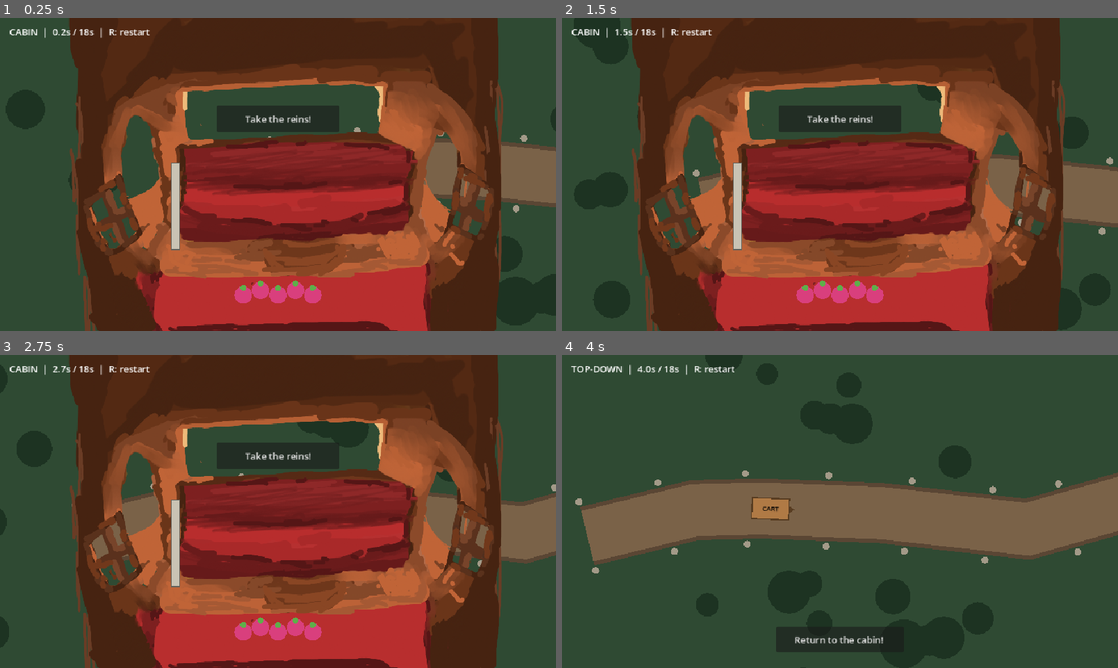
Above: before the commit, frames 1-4 (two rows, left to right).
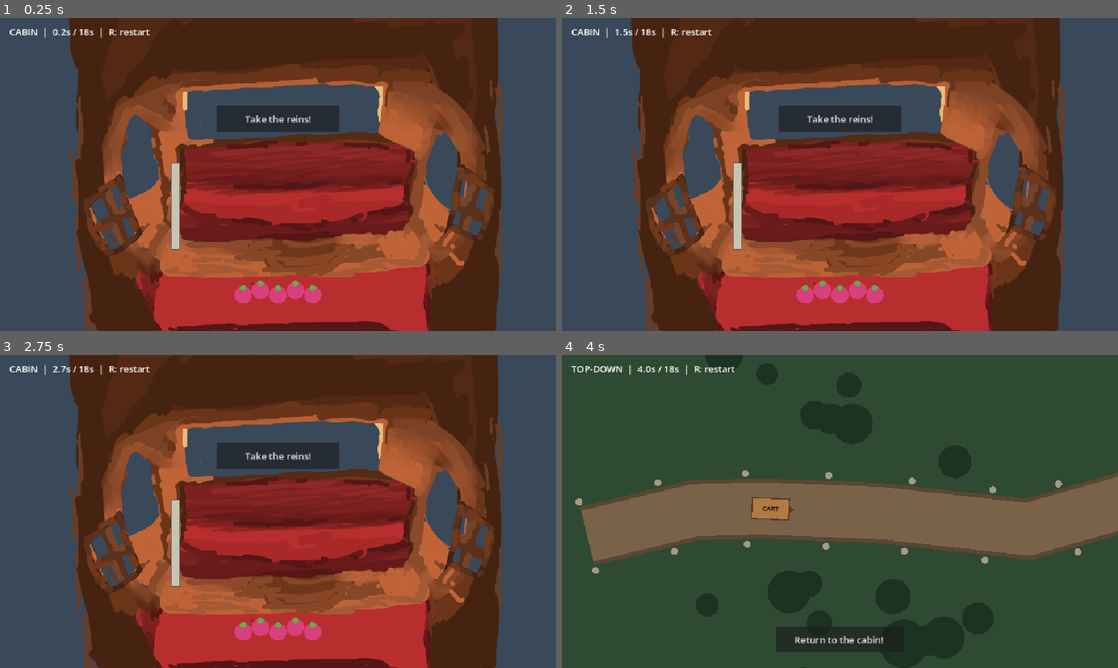
Above: after the commit, the same moments.

Repository: UnderstoodUseYourUsernameHere/carriage-delivery
Game: Godot game, scene res://scenes/delivery.tscn
Two runs of this game, one before a commit and one after it. Both use one fixed random seed, a clock stepped at 60 frames per second and the inputs below.
Inputs (mouse positions are in pixels of both pictures, inside the frame that each line leads up to):
- Up to frame 1 (0.25 s): no input
- Up to frame 2 (1.5 s): click "Take the reins!" at 0.5 s; click "Return to the cabin!" at 1.25 s
- Up to frame 3 (2.75 s): tap Enter at 2 s; move the mouse to (400, 495) at 2.02 s; hold Right from 2.03 s (still down); tap Alt at 2.1 s; click (400, 495) at 2.17 s
- Up to frame 4 (4 s): move the mouse to (728, 527) at 2.77 s; release Right at 2.78 s; hold Down 2.78-3.53 s; tap Shift at 2.85 s; click (728, 527) at 2.92 s; move the mouse to (895, 442) at 3.52 s; hold Right from 3.53 s (still down); tap Alt at 3.6 s; click (895, 442) at 3.67 s

The runs differ from the first frame. In frame 1, 30% of the frame differs, in the area x 0-100%, y 0-100%; in frame 2, 30%; in frame 3, 30%; in frame 4, nothing differs.

Commit message:
fix: cabin and topdown views are now seperate

Diff:
--- a/scenes/delivery.tscn
+++ b/scenes/delivery.tscn
@@ -1,17 +1,8 @@
 [gd_scene format=3 uid="uid://dp52835xiykwr"]
 
 [ext_resource type="Script" uid="uid://t5i1b31fw2mr" path="res://scripts/delivery/delivery.gd" id="1_aoy6w"]
-[ext_resource type="Texture2D" uid="uid://rsrs547fsqgr" path="res://assets/art/cabin.png" id="1_dea0l"]
-[ext_resource type="Script" uid="uid://tap43g8kbofe" path="res://scripts/placeholders/route_blockout.gd" id="1_ts0uv"]
-[ext_resource type="Script" uid="uid://cbbfxrvr0js5b" path="res://scripts/placeholders/placeholder_sprite.gd" id="2_aoy6w"]
-[ext_resource type="Script" uid="uid://iilfqncaw573" path="res://scripts/placeholders/placeholder_rect.gd" id="4_e4023"]
-[ext_resource type="Script" uid="uid://cm28jid5b76wc" path="res://scripts/delivery/fruit_pips.gd" id="6_gk2c0"]
-
-[sub_resource type="Curve2D" id="Curve2D_dea0l"]
-_data = {
-"points": PackedVector2Array(0, 0, 0, 0, 75, -2, 0, 0, 0, 0, 260, -47, 0, 0, 0, 0, 374, -50, 0, 0, 0, 0, 582, -42, 0, 0, 0, 0, 836, -14, 0, 0, 0, 0, 1066, -79, 0, 0, 0, 0, 1254, -74, 0, 0, 0, 0, 1408, 10, 0, 0, 0, 0, 1479, 42)
-}
-point_count = 9
+[ext_resource type="PackedScene" uid="uid://cxd4oqq5x38c6" path="res://scenes/views/exterior.tscn" id="2_ts0uv"]
+[ext_resource type="PackedScene" uid="uid://q20dej7avu23" path="res://scenes/views/cabin_view.tscn" id="3_aoy6w"]
 
 [node name="Delivery" type="Control" unique_id=1211922783]
 layout_mode = 3
@@ -23,108 +14,11 @@
 mouse_filter = 2
 script = ExtResource("1_aoy6w")
 
-[node name="Exterior" type="Node2D" parent="." unique_id=1804126941]
-
-[node name="RouteArt" type="Sprite2D" parent="Exterior" unique_id=1600425749]
-
-[node name="RouteBlockout" type="Node2D" parent="Exterior" unique_id=167501947 node_paths=PackedStringArray("road_path")]
-script = ExtResource("1_ts0uv")
-road_path = NodePath("../RoadPath")
-
-[node name="RoadPath" type="Path2D" parent="Exterior" unique_id=561884277]
-curve = SubResource("Curve2D_dea0l")
-
-[node name="Travel" type="PathFollow2D" parent="Exterior/RoadPath" unique_id=2069539144]
-position = Vector2(75, -2)
-rotation = -0.23860933
-loop = false
-
-[node name="CarriageArt" type="Sprite2D" parent="Exterior/RoadPath/Travel" unique_id=2000748334]
-script = ExtResource("2_aoy6w")
-placeholder_label = "CART"
-
-[node name="RideCamera" type="Camera2D" parent="Exterior/RoadPath/Travel" unique_id=1335383599]
-position = Vector2(120, 0)
+[node name="Exterior" parent="." unique_id=681774207 instance=ExtResource("2_ts0uv")]
 
 [node name="Overlay" type="CanvasLayer" parent="." unique_id=368238229]
 
-[node name="CabinView" type="Control" parent="Overlay" unique_id=193693739]
-layout_mode = 3
-anchors_preset = 15
-anchor_right = 1.0
-anchor_bottom = 1.0
-grow_horizontal = 2
-grow_vertical = 2
-mouse_filter = 2
-
-[node name="OutsideSlot" type="Control" parent="Overlay/CabinView" unique_id=1128227879]
-anchors_preset = 0
-offset_right = 40.0
-offset_bottom = 40.0
-
-[node name="SkeletonBody" type="TextureRect" parent="Overlay/CabinView/OutsideSlot" unique_id=1960394148]
-visible = false
-layout_mode = 0
-offset_right = 40.0
-offset_bottom = 40.0
-pivot_offset = Vector2(480, 270)
-script = ExtResource("4_e4023")
-placeholder_rect = Rect2(40, 190, 120, 240)
-placeholder_color = Color(0.84705883, 0.8235294, 0.7607843, 1)
-placeholder_label = "SKELETON "
-
-[node name="CabinArt" type="TextureRect" parent="Overlay/CabinView" unique_id=1678286999]
-layout_mode = 1
-anchors_preset = 15
-anchor_right = 1.0
-anchor_bottom = 1.0
-grow_horizontal = 2
-grow_vertical = 2
-mouse_filter = 2
-texture = ExtResource("1_dea0l")
-expand_mode = 1
-
-[node name="FruitPips" type="Control" parent="Overlay/CabinView" unique_id=1344953621]
-anchors_preset = 0
-offset_right = 40.0
-offset_bottom = 40.0
-script = ExtResource("6_gk2c0")
-slots = PackedVector2Array(420, 478, 450, 470, 480, 478, 510, 470, 540, 478)
-
-[node name="InsideSlot" type="Control" parent="Overlay/CabinView" unique_id=365415999]
-anchors_preset = 0
-offset_right = 40.0
-offset_bottom = 40.0
-
-[node name="SkeletonArm" type="TextureRect" parent="Overlay/CabinView/InsideSlot" unique_id=1567177685]
-visible = false
-layout_mode = 0
-offset_left = 374.0
-offset_top = 151.0
-offset_right = 414.0
-offset_bottom = 191.0
-pivot_offset = Vector2(480, 270)
-script = ExtResource("4_e4023")
-placeholder_rect = Rect2(150, 300, 230, 24)
-placeholder_color = Color(0.9372549, 0.9019608, 0.8235294, 1)
-placeholder_label = "ARM"
-
-[node name="Sword" type="TextureRect" parent="Overlay/CabinView" unique_id=1864275557]
-layout_mode = 0
-offset_right = 40.0
-offset_bottom = 40.0
-pivot_offset = Vector2(303, 400)
-script = ExtResource("4_e4023")
-placeholder_rect = Rect2(296, 250, 14, 150)
-
-[node name="TakeReins" type="Button" parent="Overlay/CabinView" unique_id=324571726]
-layout_mode = 0
-offset_left = 374.0
-offset_top = 151.0
-offset_right = 586.0
-offset_bottom = 197.0
-focus_mode = 0
-text = "Take the reins!"
+[node name="CabinView" parent="Overlay" unique_id=1539775977 instance=ExtResource("3_aoy6w")]
 
 [node name="DriverView" type="Control" parent="Overlay" unique_id=192696889]
 layout_mode = 3
--- /dev/null
+++ b/scenes/views/cabin_view.tscn
@@ -0,0 +1,93 @@
+[gd_scene format=3 uid="uid://q20dej7avu23"]
+
+[ext_resource type="Script" uid="uid://iilfqncaw573" path="res://scripts/placeholders/placeholder_rect.gd" id="1_iee7j"]
+[ext_resource type="Texture2D" uid="uid://rsrs547fsqgr" path="res://assets/art/cabin.png" id="2_vdcu5"]
+[ext_resource type="Script" uid="uid://cm28jid5b76wc" path="res://scripts/delivery/fruit_pips.gd" id="3_dakot"]
+
+[node name="CabinView" type="Control" unique_id=1539775977]
+layout_mode = 3
+anchors_preset = 15
+anchor_right = 1.0
+anchor_bottom = 1.0
+grow_horizontal = 2
+grow_vertical = 2
+mouse_filter = 2
+
+[node name="WindowBackdrop" type="ColorRect" parent="." unique_id=356660917]
+layout_mode = 1
+anchors_preset = 15
+anchor_right = 1.0
+anchor_bottom = 1.0
+grow_horizontal = 2
+grow_vertical = 2
+mouse_filter = 2
+color = Color(0.22352941, 0.28627452, 0.34901962, 1)
+
+[node name="OutsideSlot" type="Control" parent="." unique_id=1015463299]
+anchors_preset = 0
+offset_right = 40.0
+offset_bottom = 40.0
+
+[node name="SkeletonBody" type="TextureRect" parent="OutsideSlot" unique_id=1377003618]
+visible = false
+layout_mode = 0
+offset_right = 40.0
+offset_bottom = 40.0
+pivot_offset = Vector2(480, 270)
+script = ExtResource("1_iee7j")
+placeholder_rect = Rect2(40, 190, 120, 240)
+placeholder_color = Color(0.84705883, 0.8235294, 0.7607843, 1)
+placeholder_label = "SKELETON "
+
+[node name="CabinArt" type="TextureRect" parent="." unique_id=1396828271]
+layout_mode = 1
+anchors_preset = 15
+anchor_right = 1.0
+anchor_bottom = 1.0
+grow_horizontal = 2
+grow_vertical = 2
+mouse_filter = 2
+texture = ExtResource("2_vdcu5")
+expand_mode = 1
+
+[node name="FruitPips" type="Control" parent="." unique_id=344731508]
+anchors_preset = 0
+offset_right = 40.0
+offset_bottom = 40.0
+script = ExtResource("3_dakot")
+slots = PackedVector2Array(420, 478, 450, 470, 480, 478, 510, 470, 540, 478)
+
+[node name="InsideSlot" type="Control" parent="." unique_id=1187692113]
+anchors_preset = 0
+offset_right = 40.0
+offset_bottom = 40.0
+
+[node name="SkeletonArm" type="TextureRect" parent="InsideSlot" unique_id=816765701]
+visible = false
+layout_mode = 0
+offset_left = 374.0
+offset_top = 151.0
+offset_right = 414.0
+offset_bottom = 191.0
+pivot_offset = Vector2(480, 270)
+script = ExtResource("1_iee7j")
+placeholder_rect = Rect2(150, 300, 230, 24)
+placeholder_color = Color(0.9372549, 0.9019608, 0.8235294, 1)
+placeholder_label = "ARM"
+
+[node name="Sword" type="TextureRect" parent="." unique_id=965781021]
+layout_mode = 0
+offset_right = 40.0
+offset_bottom = 40.0
+pivot_offset = Vector2(303, 400)
+script = ExtResource("1_iee7j")
+placeholder_rect = Rect2(296, 250, 14, 150)
+
+[node name="TakeReins" type="Button" parent="." unique_id=590671901]
+layout_mode = 0
+offset_left = 374.0
+offset_top = 151.0
+offset_right = 586.0
+offset_bottom = 197.0
+focus_mode = 0
+text = "Take the reins!"
--- /dev/null
+++ b/scenes/views/exterior.tscn
@@ -0,0 +1,33 @@
+[gd_scene format=3 uid="uid://cxd4oqq5x38c6"]
+
+[ext_resource type="Script" uid="uid://tap43g8kbofe" path="res://scripts/placeholders/route_blockout.gd" id="1_ptsx7"]
+[ext_resource type="Script" uid="uid://cbbfxrvr0js5b" path="res://scripts/placeholders/placeholder_sprite.gd" id="2_8n8ar"]
+
+[sub_resource type="Curve2D" id="Curve2D_dea0l"]
+_data = {
+"points": PackedVector2Array(0, 0, 0, 0, 75, -2, 0, 0, 0, 0, 260, -47, 0, 0, 0, 0, 374, -50, 0, 0, 0, 0, 582, -42, 0, 0, 0, 0, 836, -14, 0, 0, 0, 0, 1066, -79, 0, 0, 0, 0, 1254, -74, 0, 0, 0, 0, 1408, 10, 0, 0, 0, 0, 1479, 42)
+}
+point_count = 9
+
+[node name="Exterior" type="Node2D" unique_id=681774207]
+
+[node name="RouteArt" type="Sprite2D" parent="." unique_id=1994072591]
+
+[node name="RouteBlockout" type="Node2D" parent="." unique_id=936063310 node_paths=PackedStringArray("road_path")]
+script = ExtResource("1_ptsx7")
+road_path = NodePath("../RoadPath")
+
+[node name="RoadPath" type="Path2D" parent="." unique_id=1522154473]
+curve = SubResource("Curve2D_dea0l")
+
+[node name="Travel" type="PathFollow2D" parent="RoadPath" unique_id=2098944074]
+position = Vector2(75, -2)
+rotation = -0.23860933
+loop = false
+
+[node name="CarriageArt" type="Sprite2D" parent="RoadPath/Travel" unique_id=932665095]
+script = ExtResource("2_8n8ar")
+placeholder_label = "CART"
+
+[node name="RideCamera" type="Camera2D" parent="RoadPath/Travel" unique_id=1839670378]
+position = Vector2(120, 0)
--- a/scripts/delivery/delivery.gd
+++ b/scripts/delivery/delivery.gd
@@ -8,7 +8,7 @@
 @onready var _driver_view: Control = $Overlay/DriverView
 @onready var _status: Label = $Overlay/Status
 @onready var _travel: PathFollow2D = $Exterior/RoadPath/Travel
-@onready var _carriage_art: Sprite2D = $Exterior/RoadPath/Travel/CarriageArt
+@onready var _exterior: Node2D = $Exterior
 
 func _ready() -> void:
 	var take_reins: Button = $Overlay/CabinView/TakeReins
@@ -36,7 +36,7 @@
 	_seat = next_seat
 	_cabin_view.visible = _seat == Seat.CABIN
 	_driver_view.visible = _seat == Seat.DRIVER
-	_carriage_art.visible = _seat == Seat.DRIVER
+	_exterior.visible = _seat == Seat.DRIVER
 	_present()
 
 func _present() -> void:
